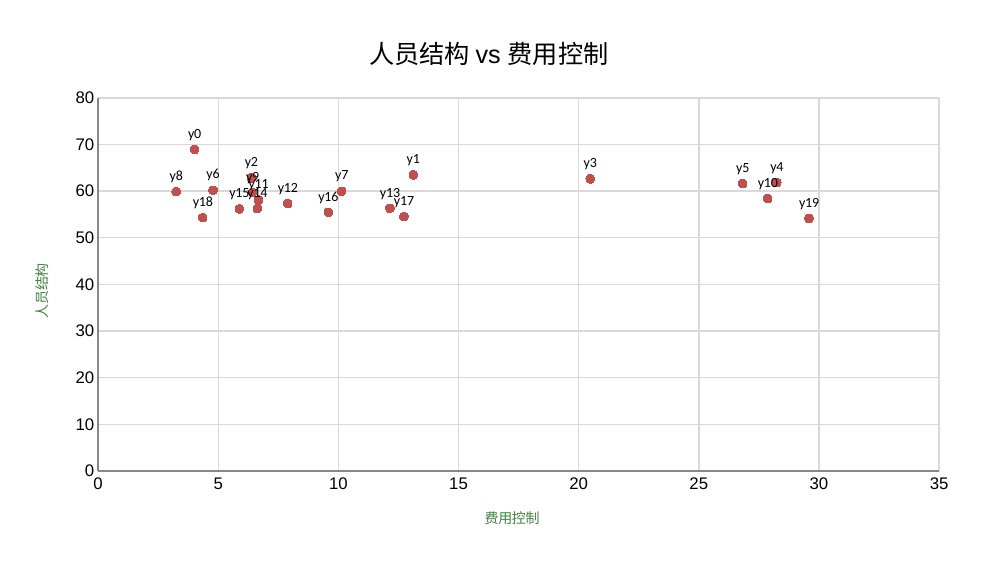
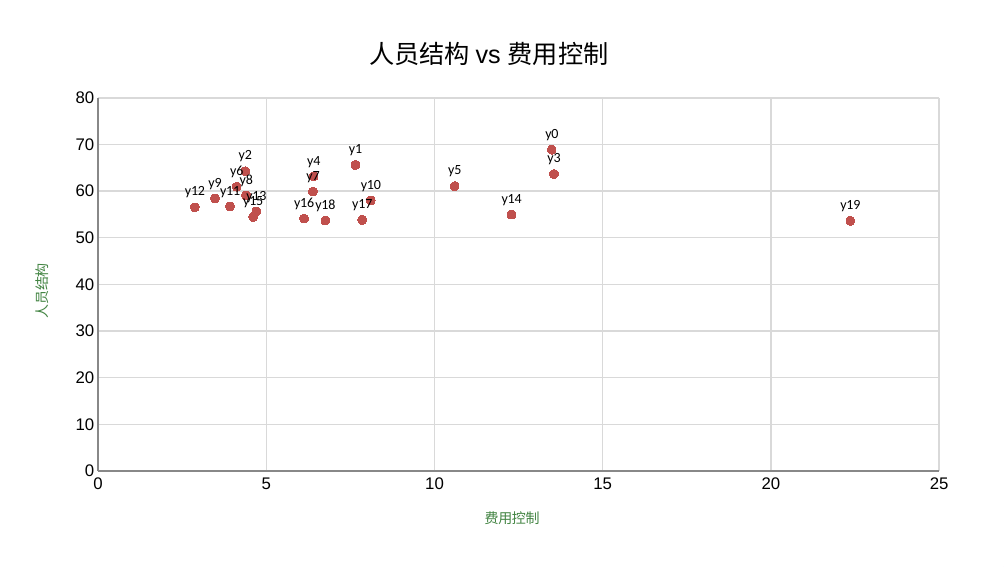
Before and after one commit to Tostig0916/hqcoffee, a slide deck: slide 21 of cases/goodhostpital2021/对标分析报告.pg.pptx. Drawn at 1008x567 pixels with LibreOffice and Linux fonts; fonts in the diff are those of the drawing. Boxes give left, top, right and bottom in pixels: in the first picture for what was removed or moved away, otherwise in the second. Text is boxed around its words. In the diff, an @@ line names an element or a change of style, - is before the commit and + after.

```diff
--- a/cases/goodhostpital2021/对标分析报告.pg.pptx
+++ b/cases/goodhostpital2021/对标分析报告.pg.pptx
@@ scatter chart at bbox=[10, 10, 968, 548] @@
-人员结构: (4, 68.905344), (13.1, 63.470271), (6.4, 62.829478), (20.5, 62.605887), (28.2, 61.811029), (26.8, 61.585986), (4.8, 60.183915), (10.1, 59.970879), (3.2, 59.847506), (6.4, 59.684849), (27.9, 58.364227), (6.7, 58.056747), (7.9, 57.299657), (12.1, 56.299544), (6.6, 56.253115), (5.9, 56.16447), (9.6, 55.445812), (12.7, 54.509756), (4.4, 54.286997), (29.6, 54.113002)
+人员结构: (13.5, 68.84839), (7.6, 65.579491), (4.4, 64.264838), (13.6, 63.65471), (6.4, 63.164175), (10.6, 61.052098), (4.1, 60.908357), (6.4, 59.847175), (4.4, 59.052112), (3.5, 58.44455), (8.1, 57.993415), (3.9, 56.694618), (2.9, 56.531396), (4.7, 55.649272), (12.3, 54.930283), (4.6, 54.446658), (6.1, 54.077109), (7.8, 53.811789), (6.8, 53.688533), (22.4, 53.599131)
```
Also in this commit, not shown: 71 other slides changed, 8 other files.
